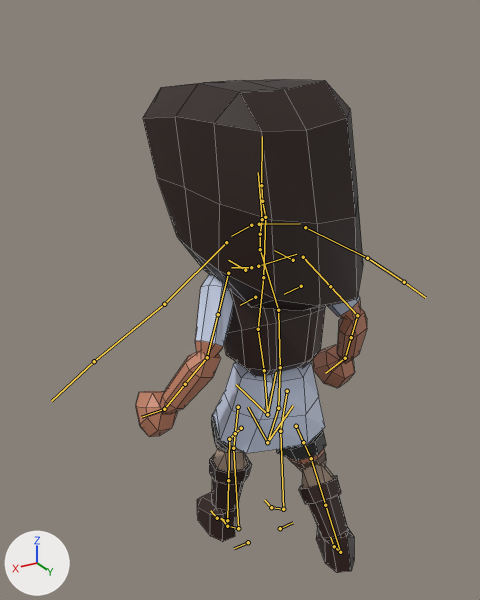
What one commit did to the Blender file RPG-Game-Unity/Assets/Meshes/Characters/Kena.blend.
Both versions are drawn from a 50 mm camera at (1.155, 1.77, 1.918) aimed at (0.036, -0.096, 0.985). The lights are fixed; the arrows at lower left show +X, +Y and +Z. Both versions are drawn at the pose saved in each file; the numbers are the values there. The bones that bend it are drawn over the model as lines. Mesh edges are drawn as thin lines.
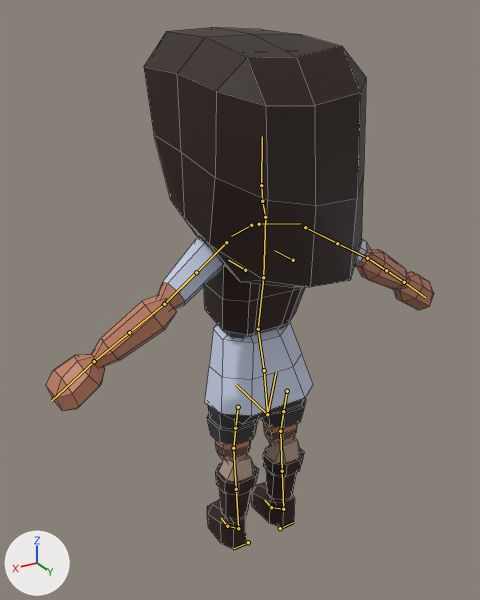
What the commit changed:
Bone 'torso' (bone_torso) moves from (-0.002, 0.169, -0.077) to (0.0, 0.0, 0.0).
Bone 'torso' (bone_torso) turns from (10, -1, 2) to (0, 0, 0) degrees about its own x, y and z.
Bone 'hips' (bone_hips) turns from (-33, -10, -15) to (0, 0, 0) degrees about its own x, y and z.
Bone 'chest' (bone_chest) moves from (-0.006, 0.026, -0.007) to (0.0, 0.0, 0.0).
Bone 'chest' (bone_chest) turns from (25, 0, 0) to (0, 0, 0) degrees about its own x, y and z.
Bone 'thigh_ik.R' (bone_thigh_ik_r) turns from (0, 17, 0) to (0, 0, 0) degrees about its own x, y and z.
Bone 'neck' (bone_neck) turns from (-23, 12, 8) to (0, 0, 0) degrees about its own x, y and z.
Bone 'upper_arm_fk.L' (bone_upper_arm_fk_l) turns from (27, -32, -41) to (0, 0, 0) degrees about its own x, y and z.
Bone 'forearm_fk.L' (bone_forearm_fk_l) turns from (31, 15, -10) to (0, 0, 0) degrees about its own x, y and z.
Bone 'hand_fk.L' (bone_hand_fk_l) turns from (30, 0, 0) to (0, 0, 0) degrees about its own x, y and z.
Bone 'upper_arm_fk.R' (bone_upper_arm_fk_r) turns from (15, 23, 35) to (0, 0, 0) degrees about its own x, y and z.
Bone 'forearm_fk.R' (bone_forearm_fk_r) turns from (40, -17, 7) to (0, 0, 0) degrees about its own x, y and z.
Bone 'hand_fk.R' (bone_hand_fk_r) turns from (24, 0, 0) to (0, 0, 0) degrees about its own x, y and z.
Bone 'foot_ik.L' (bone_foot_ik_l) moves from (0.015, -0.06, 0.0) to (0.0, 0.0, 0.0).
Bone 'foot_ik.R' (bone_foot_ik_r) moves from (-0.049, 0.305, 0.0) to (0.0, 0.0, 0.0).
Bone 'foot_ik.R' (bone_foot_ik_r) turns from (0, 0, -24) to (0, 0, 0) degrees about its own x, y and z.

Changed parts and their boxes [x1, y1, x2, y2] in the pictures (480 x 600 px):
'Cube.011', posed (12% taller): before [143, 79, 363, 311]; after [144, 27, 366, 287]
'Cube.015', posed (67% wider): before [135, 274, 367, 573]; after [46, 238, 434, 550]
